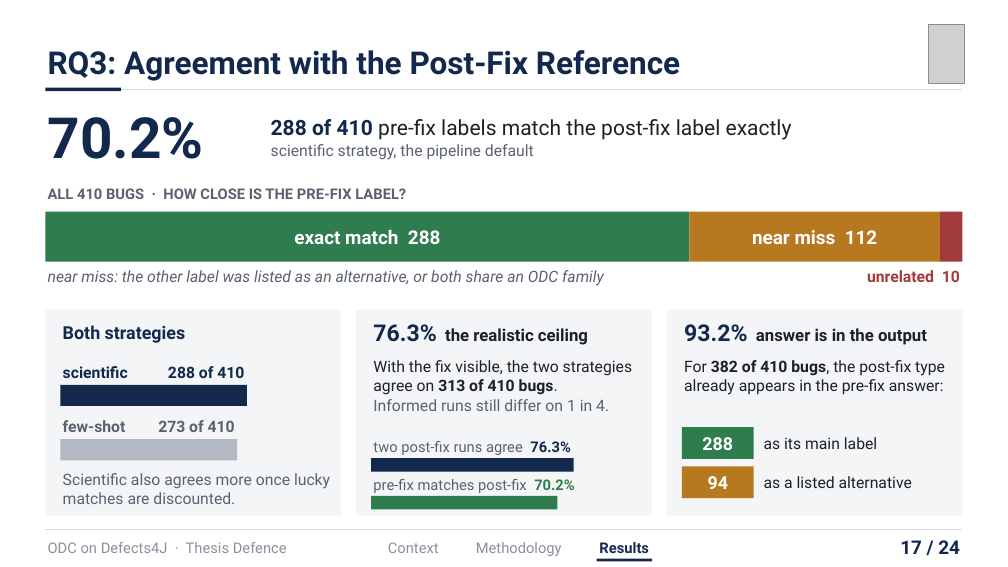
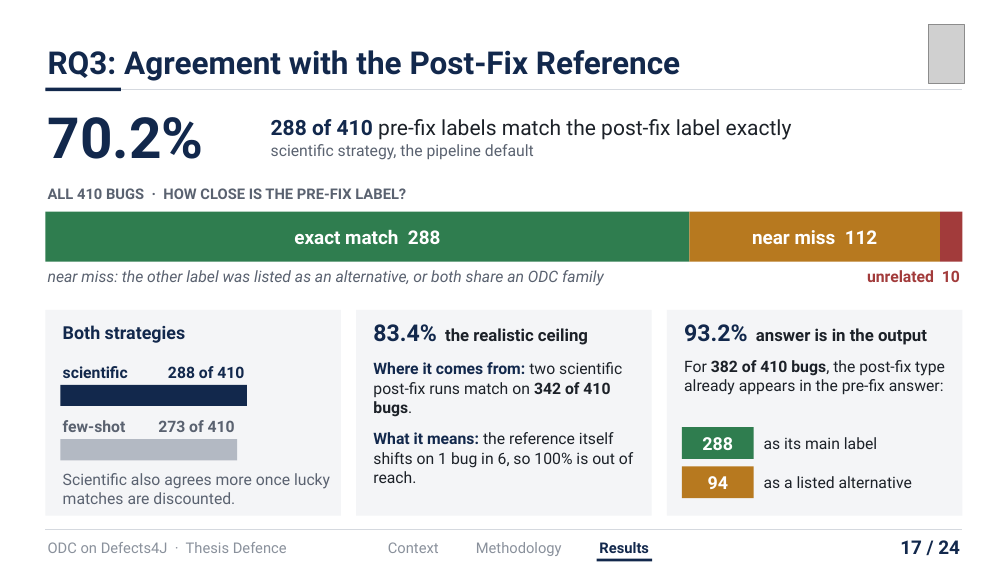
Before and after one commit to hasin023/d4j_odc_implementation, a slide deck: slide 17 of iut_submissions/presentation/Defence/SWE_Orthogonal Defect Classification on Defects4J Using an LLM-Driven Scientific Approach_presentation.pptx. Drawn at 1008x567 pixels with LibreOffice and Linux fonts; fonts in the diff are those of the drawing; grey boxes stand for pictures. Boxes give left, top, right and bottom in pixels: in the first picture for what was removed or moved away, otherwise in the second. Text is boxed around its words. In the diff, an @@ line names an element or a change of style, - is before the commit and + after.

```diff
--- a/iut_submissions/presentation/Defence/SWE_Orthogonal Defect Classification on Defects4J Using an LLM-Driven Scientific Approach_presentation.pptx
+++ b/iut_submissions/presentation/Defence/SWE_Orthogonal Defect Classification on Defects4J Using an LLM-Driven Scientific Approach_presentation.pptx
@@ text at box(373, 324, 588, 345): text changed @@
-76.3% the realistic ceiling
+83.4% the realistic ceiling
@@ text at box(373, 362, 633, 483): text changed @@
-With the fix visible, the two strategies agree on 313 of 410 bugs.
-Informed runs still differ on 1 in 4.
+Where it comes from: two scientific post-fix runs match on 342 of 410 bugs.
+What it means: the reference itself shifts on 1 bug in 6, so 100% is out of reach.
@@ text removed at box(373, 441, 570, 455) @@
-two post-fix runs agree 76.3%
@@ rectangle removed at box(371, 458, 574, 472) @@
@@ text removed at box(373, 479, 574, 493) @@
-pre-fix matches post-fix 70.2%
@@ rectangle removed at box(371, 496, 557, 510) @@
```
Also in this commit, not shown: 1 other slide changed, 4 other files.
